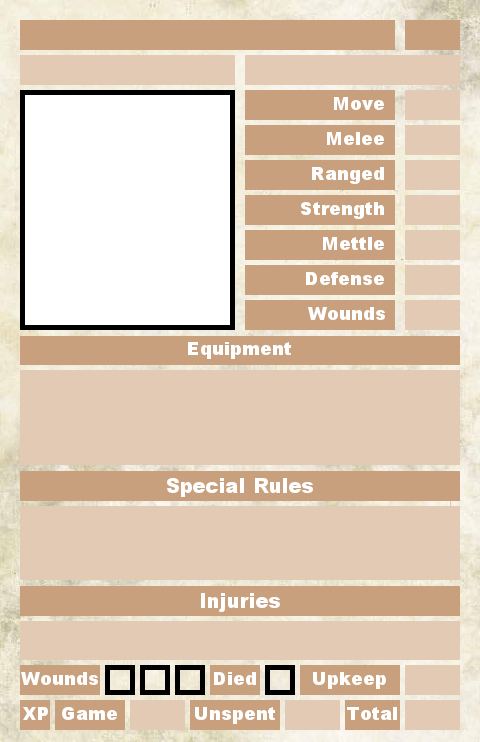
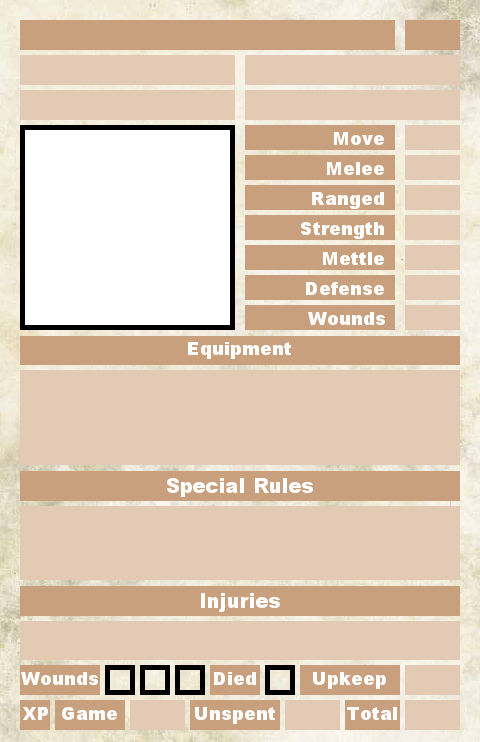
Layer changes from the first 480px x 742px image to the second:
painted on "Wounds #1" over [308, 307, 385, 325]
painted on "Defense" over [306, 272, 384, 295]
painted on "Mettle" over [323, 237, 384, 265]
painted on "Strength" over [301, 202, 384, 239]
painted on "Ranged" over [312, 167, 384, 209]
painted on "Melee" over [327, 132, 384, 175]
painted on "Move" over [334, 97, 384, 145]
painted on "foreground" over [20, 90, 460, 305]
